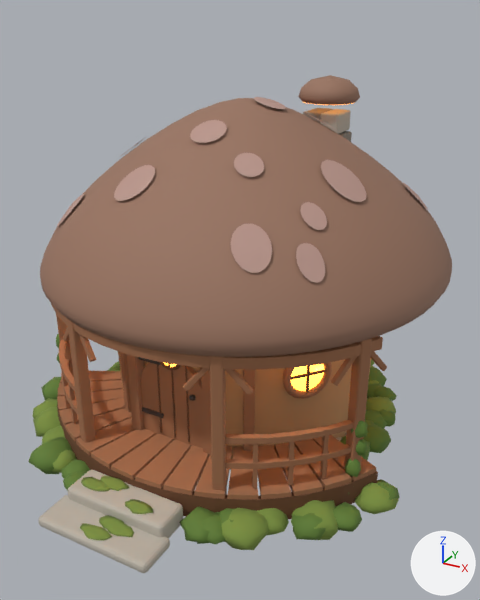
An edit to the glTF model assets/world/models/blender/cottage.glb, drawn before and after from the same camera.
The view is the same before and after, from a 50 mm camera at (5.44, -10.07, 7.15) aimed at (0.32, -0.78, 2.5). The axes (+X, +Y, +Z) are drawn at lower right. The lights are the same throughout. The older version comes first. Where no turn or scale is listed for an object, it has been applied to the vertices. Vertices at exactly the same position are counted once.

In view in the first picture: 'cap', 'gill', 'leaf', 'moss', 'plaster', 'spot', 'stone', 'stone_dark', 'timber', 'timber_dark' and 2 more.
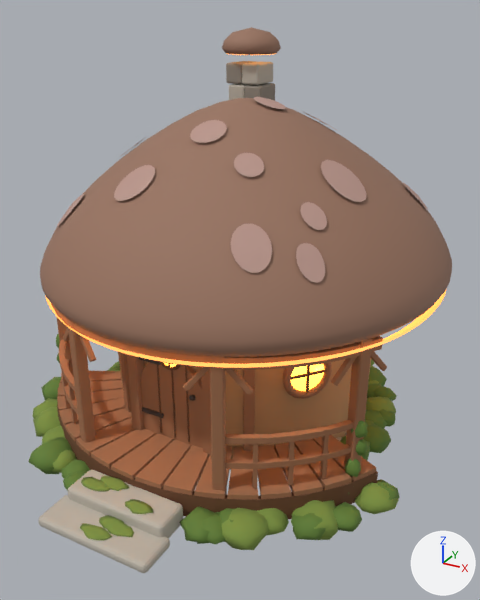
Where the change shows, as pixel boxes [x1, y1, x2, y2] in the pictures (480 x 600 px; the box of a moved part takes in the faces that stretch with it):
```json
{"object": "cap", "change": "reshaped", "before": [40, 75, 452, 357], "after": [40, 27, 452, 357], "on screen": "17% taller"}
{"object": "stone", "change": "reshaped", "before": [38, 109, 351, 573], "after": [38, 62, 347, 573], "on screen": "mostly hidden"}
{"object": "gill", "change": "reshaped", "before": [304, 102, 353, 105], "after": [45, 53, 446, 368], "on screen": "mostly hidden"}
{"object": "stone_dark", "change": "reshaped, moved", "before": [303, 108, 352, 142], "after": [226, 61, 275, 101]}
{"part": 1, "of": "me_cap_top", "change": "moved or reshaped", "before": [298, 75, 360, 105], "after": [222, 27, 281, 55]}
{"part": 2, "of": "me_cap_under", "change": "moved or reshaped", "before": [304, 102, 353, 105], "after": [226, 53, 276, 55]}
{"part": 3, "of": "me_cap_under", "change": "added", "after": [45, 291, 446, 368]}
{"part": 4, "of": "me_icosphere", "change": "added", "after": [229, 84, 249, 100]}
{"part": 5, "of": "me_icosphere", "change": "added", "after": [242, 62, 273, 85]}
{"part": 6, "of": "me_icosphere", "change": "moved or reshaped", "before": [320, 109, 351, 134], "on screen": "not visible afterwards"}
{"part": 7, "of": "me_cube_107", "change": "added", "after": [245, 83, 275, 101]}
{"part": 8, "of": "me_cube_107", "change": "added", "after": [226, 61, 256, 84]}
```

The change, as JSON lines over the scene's bpy script:
```json
{"block": "me_cap_top", "where": "# used by ob_cap; location = (0.0, 0.0, 0.0)"}
{"op": "remove", "block": "me_cap_top", "code": "me_cap_top.from_pydata(...)  # 995 vertices, 1920 faces; spans x -3.6..3.6, y -3.6..3.6, z 2.73..6.06"}
{"op": "add", "block": "me_cap_top", "code": "me_cap_top.from_pydata(...)  # 995 vertices, 1920 faces; spans x -3.6..3.6, y -3.6..3.6, z 2.73..6.82"}
{"block": "me_cap_top", "change": "me_cap_top part 1: the loose piece of 98 vertices spanning x 0.32..1.42, y 0.97..2.07, z 5.62..6.06 is moved by (-1.61, 0.07, 0.76)"}
{"block": "me_cap_under", "where": "# used by ob_gill; location = (0.0, 0.0, 0.0)"}
{"op": "remove", "block": "me_cap_under", "code": "me_cap_under.from_pydata(...)  # 346 vertices, 600 faces; spans x -3.4..3.4, y -3.4..3.4, z 2.73..5.61"}
{"op": "add", "block": "me_cap_under", "code": "me_cap_under.from_pydata(...)  # 538 vertices, 856 faces; spans x -3.56..3.56, y -3.56..3.56, z 2.56..6.37"}
{"block": "me_cap_under", "change": "me_cap_under part 2: the loose piece of 25 vertices spanning x 0.41..1.35, y 1.05..1.99, z 5.6..5.61 is moved by (-1.61, 0.07, 0.76)"}
{"block": "me_cap_under", "change": "me_cap_under part 3: a new loose piece of 192 vertices spanning x -3.56..3.56, y -3.56..3.56, z 2.56..2.86, in mat_gill (orange #f8af65, glowing orange #ffa955)"}
{"block": "me_icosphere", "where": "# used by ob_stone; location = (2.33, -0.74, 0.1)"}
{"op": "remove", "block": "me_icosphere", "code": "me_icosphere.from_pydata(...)  # 1018 vertices, 1956 faces; spans x -5.21..0.48, y -3.96..3.46, z -0.19..5.35"}
{"op": "add", "block": "me_icosphere", "code": "me_icosphere.from_pydata(...)  # 1130 vertices, 2172 faces; spans x -5.21..0.48, y -3.96..3.46, z -0.19..6.11"}
{"block": "me_icosphere", "change": "me_icosphere part 4: the loose piece of 56 vertices spanning x -1.48..-1.14, y 1.93..2.59, z 4.99..5.35 is copied, and the copy is moved by (-1.91, 0.07, 0.38); it spans x -3.39..-3.05, y 2.0..2.66, z 5.37..5.73"}
{"block": "me_icosphere", "change": "me_icosphere part 5: the loose piece of 56 vertices spanning x -1.48..-1.14, y 1.93..2.59, z 4.99..5.35 is copied, and the copy is moved by (-1.61, 0.07, 0.76); it spans x -3.1..-2.76, y 2.0..2.66, z 5.75..6.11"}
{"block": "me_icosphere", "change": "me_icosphere part 6: 280 vertices moved from x -1.78..-1.14, y 1.93..2.59, z 3.47..5.35 to x -3.39..-2.76, y 2.0..2.66, z 3.47..5.35"}
{"block": "me_cube_107", "where": "# used by ob_stone_dark; location = (0.68, 1.52, 3.75)"}
{"op": "remove", "block": "me_cube_107", "code": "me_cube_107.from_pydata(...)  # 280 vertices, 540 faces; spans x -0.17..0.56, y -0.33..0.33, z -0.18..1.7"}
{"op": "add", "block": "me_cube_107", "code": "me_cube_107.from_pydata(...)  # 392 vertices, 756 faces; spans x -0.17..0.56, y -0.33..0.33, z -0.18..2.46"}
{"block": "me_cube_107", "change": "me_cube_107 part 7: the loose piece of 56 vertices spanning x 0.22..0.56, y -0.33..0.33, z 0.96..1.32 is copied, and the copy is moved by (0.0, 0.0, 0.76); it spans x 0.22..0.56, y -0.33..0.33, z 1.72..2.08"}
{"block": "me_cube_107", "change": "me_cube_107 part 8: the loose piece of 56 vertices spanning x -0.17..0.17, y -0.33..0.33, z 1.34..1.7 is copied, and the copy is moved by (0.0, 0.0, 0.76); it spans x -0.17..0.17, y -0.33..0.33, z 2.1..2.46"}
{"op": "set", "path": "ob_stone_dark.location", "old": "(0.68, 1.52, 3.75)", "new": "(-0.93, 1.59, 3.75)"}
```
